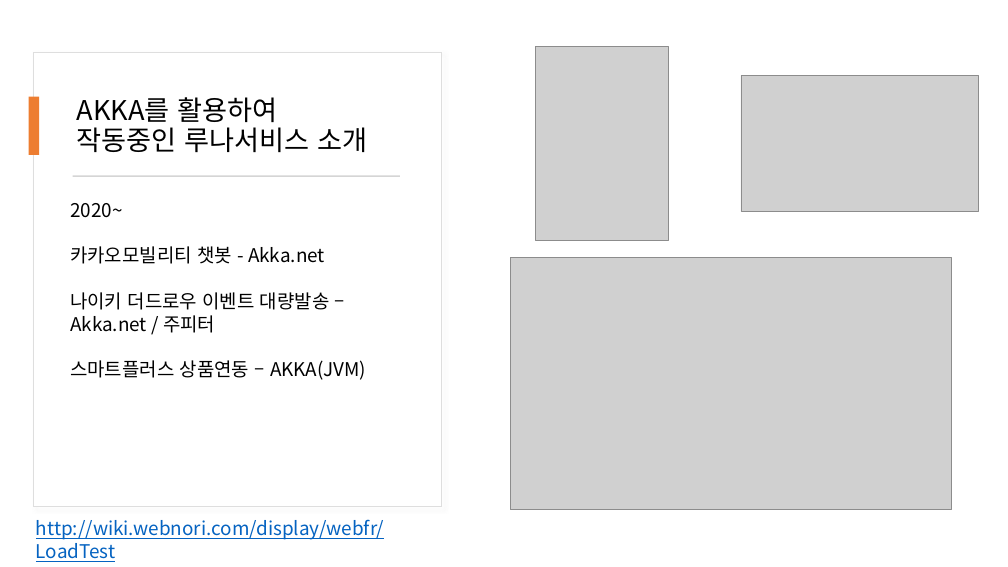
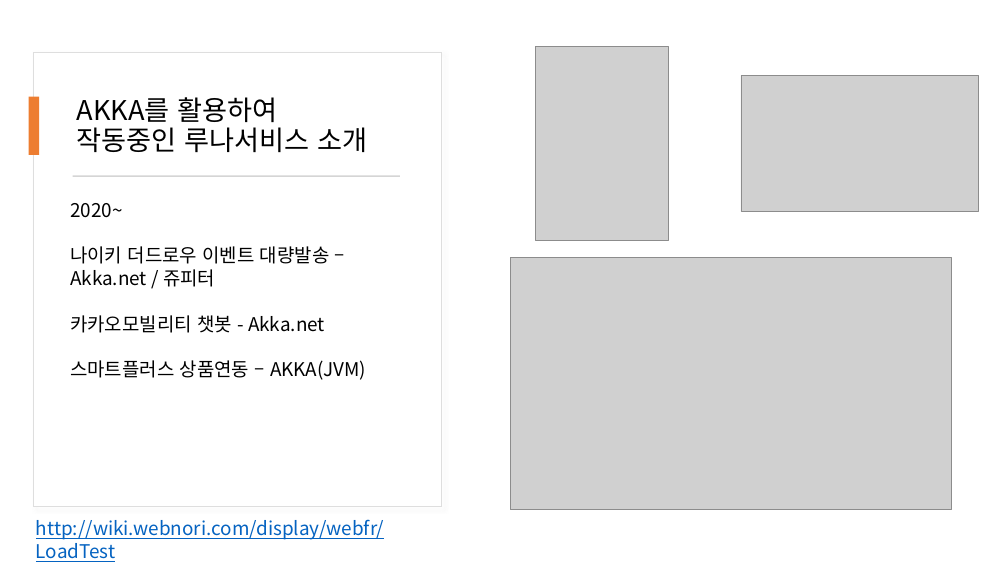
Before and after one commit to psmon/AkkaDotModule, a slide deck: slide 7 of Doc/DotCoreApiWithAkka.pptx (slide 6 before the commit). Drawn at 1008x567 pixels with LibreOffice and Linux fonts; fonts in the diff are those of the drawing; grey boxes stand for pictures. Boxes give left, top, right and bottom in pixels: in the first picture for what was removed or moved away, otherwise in the second. Text is boxed around its words. In the diff, an @@ line names an element or a change of style, - is before the commit and + after.

```diff
--- a/Doc/DotCoreApiWithAkka.pptx
+++ b/Doc/DotCoreApiWithAkka.pptx
@@ text at (70,203,330,333): text changed @@
-2020~
-카카오모빌리티 챗봇 - Akka.net
-나이키 더드로우 이벤트 대량발송 – Akka.net / 주피터
+2020~
+나이키 더드로우 이벤트 대량발송 – Akka.net / 쥬피터
+카카오모빌리티 챗봇 - Akka.net
```
Also in this commit, not shown: 5 other slides changed, 1 slide added, 1 other file.
